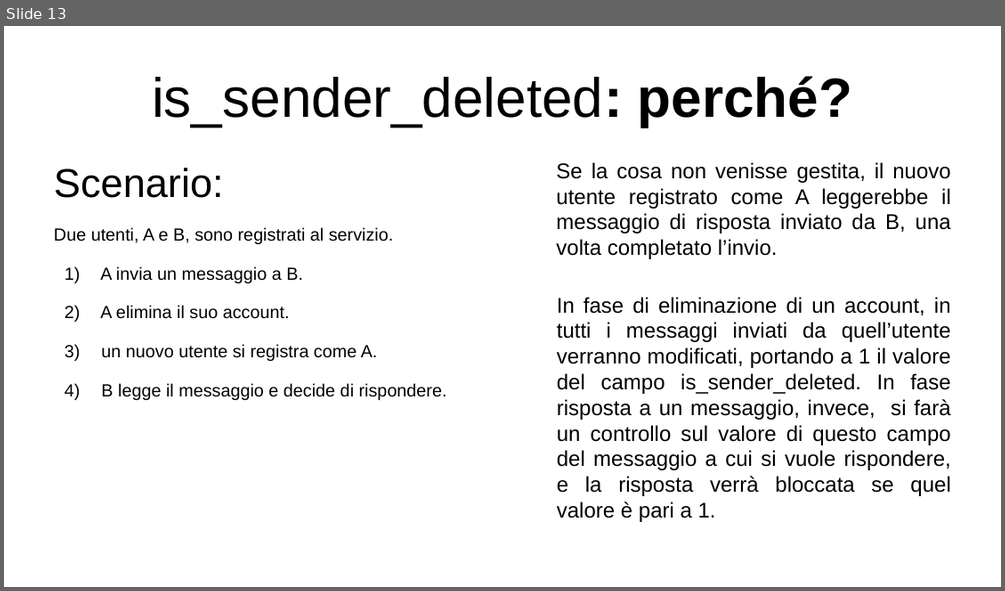
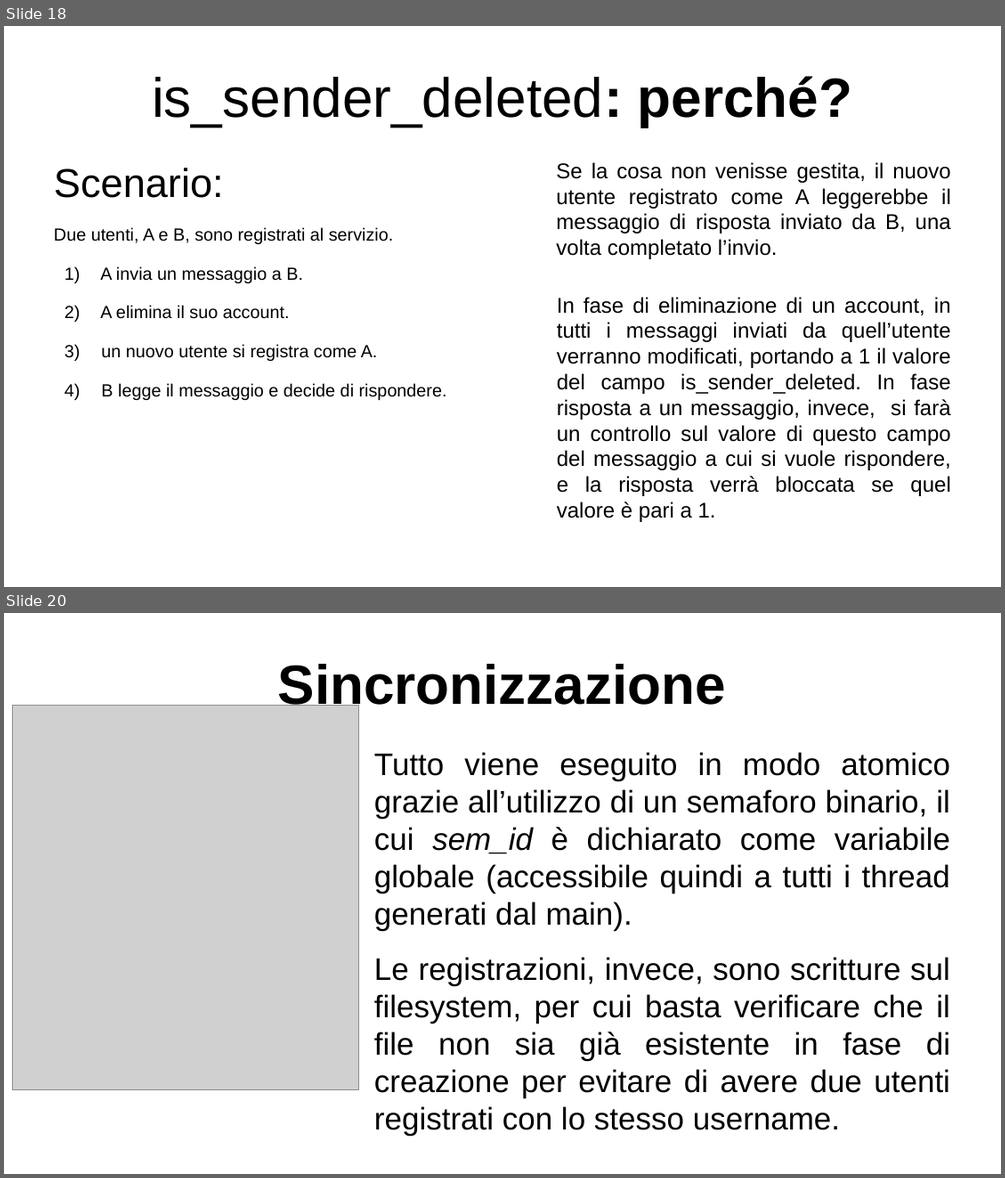
Before and after one commit to lucaMastro/progetto_SO, a slide deck: presentazione_progetto_SO.odp. Shown one above the other, each under a label of ours: slide 13 before the commit, slides 18 and 20 after it; the slides between them are not shown. The pictures are 1005x591 and 1005x1178 pixels, drawn with LibreOffice and Linux fonts; fonts in the diff are those of the drawing; grey boxes stand for pictures. Boxes give left, top, right and bottom in pixels: in the first picture for what was removed or moved away, otherwise in the second. Text is boxed around its words. In the diff, an @@ line names an element or a change of style, - is before the commit and + after.

Commit message:
aggiunto semaforo per login

```diff
--- a/presentazione_progetto_SO.odp
+++ b/presentazione_progetto_SO.odp
@@ slide 20 added at bbox=[4, 613, 1001, 1174], background #FFFFFF @@
@@ title added at bbox=[278, 664, 726, 714], 44 pt, text #000000, bold @@
+Sincronizzazione
@@ picture added at bbox=[12, 706, 358, 1090] @@
@@ text added at bbox=[374, 752, 950, 1098], 24.8 pt, text #000000 @@
+Tutto viene eseguito in modo atomico grazie all’utilizzo di un semaforo binario, il cui sem_id è dichiarato come variabile globale (accessibile quindi a tutti i thread generati dal main).
+Le registrazioni, invece, sono scritture sul filesystem, per cui basta verificare che il file non sia già esistente in fase di creazione per evitare di avere due utenti registrati con lo stesso username.
@@ what was slide 13 is now slide 18 @@
```
Also in this commit, not shown: 4 slides changed, 7 other slides added, 1 slide removed, 5 other files.
